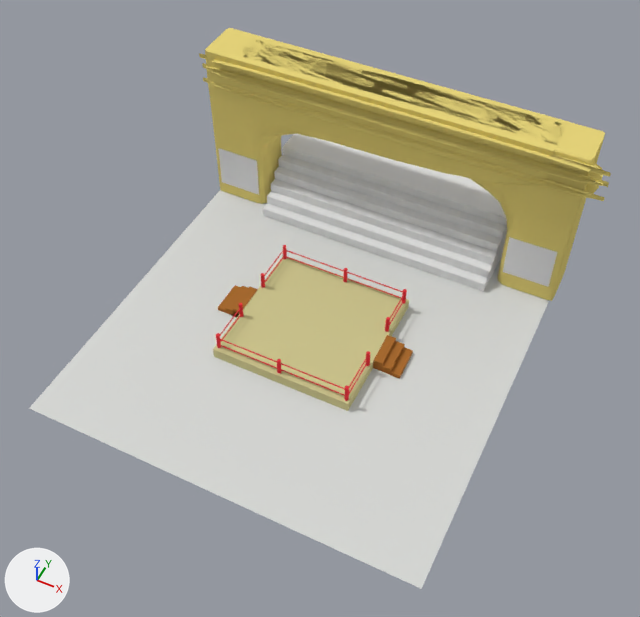
What one commit did to the Blender file blender/Arena.blend.
The view is the same before and after, from a camera (50 mm lens) standing at (10.7, -20.8, 27.7) and looking at (0.5, -0.2, 2.1). Arrows for +X, +Y and +Z are at lower left; the lights stay in place.

Script lines for the objects in view, before the commit:
```python
me_cube_002 = bpy.data.meshes.new('Cube.002')
me_cube_002.from_pydata(...)  # 91 vertices, 59 faces, 2 loose edges; spans x -5.24..5.47, y -2.13..3.75, z -1.0..1.58
me_plane = bpy.data.meshes.new('Plane')
me_plane.from_pydata(...)  # 1520 vertices, 838 faces; spans x -1.03..1.01, y -1.01..1.02, z -0.15..0.04
# faces by material slot: [1, 748, 83, 6]
me_plane.materials.append(mat_sol)  # light grey #d8dad7
me_plane.materials.append(mat_bois1)  # red #e73a41
me_plane.materials.append(mat_bois_2)  # brown #aa6d32
me_plane.materials.append(mat_sol2)  # beige #cec690
me_plane_002 = bpy.data.meshes.new('Plane.002')
me_plane_002.from_pydata([(1.0, -1.0, 0.0), (-1.0, -1.0, 0.0), (1.0, 1.0, 0.0), (-1.0, 1.0, 0.0)], [], [(2, 3, 1, 0)])
me_plane_002.materials.append(mat_ninja)  # white #e7e7e7
ob_cube_001 = bpy.data.objects.new('Cube.001', me_cube_002)
ob_cube_001.location = (-0.02, 7.52, 0.93)
ob_plane = bpy.data.objects.new('Plane', me_plane)
ob_plane.location = (-0.01, -0.02, -0.01)
ob_plane.scale = (-7.92, -7.92, -7.92)
ob_plane_001 = bpy.data.objects.new('Plane.001', me_plane_002)
ob_plane_001.location = (-6.77, 6.0, 1.57)
ob_plane_001.rotation_euler = (4.71, 3.146, 0.0)  # degrees (270, 180, 0)
# also in view: 'Cube' at (0.4, 6.9, 3.7); 'Plane.002' at (6.9, 6.1, 1.8)
```
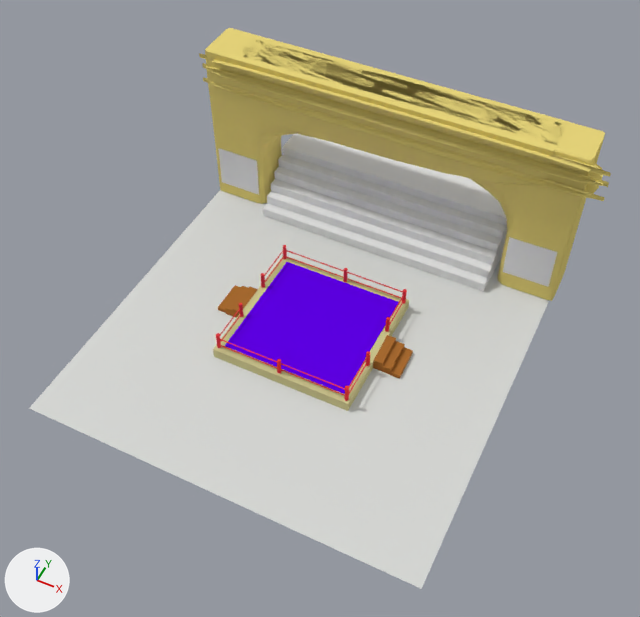
Commit message: Vue definitive du combat

Location of each change, [x1, y1, x2, y2] in pixels of the pictures (640 x 617 px):
part 1 of me_plane, added (purple)
    after: [225, 262, 399, 394]

The change, as a list of edits to the scene's bpy script:
```text
Add mat_arene:
    mat_arene = diffuse_material('Arene')
    mat_arene.base_color = (0.117, 0.0, 0.8)  # purple #6000e7
Change me_plane:
    where me_plane.from_pydata(...)  # 1520 vertices, 838 faces; spans x -1.03..1.01, y -1.01..1.02, z -0.15..0.04
    used by ob_plane; location = (-0.01, -0.02, -0.01); scale = (-7.92, -7.92, -7.92)
    verts and faces of me_plane; kept vertices keep their numbers, new ones are numbered from 1520
    me_plane part 1
    add verts[1520] = (-0.33, 0.3, -0.06)  # pixel (344, 393)
    add verts[1521] = (0.33, 0.3, -0.06)  # pixel (224, 345)
    add verts[1522] = (-0.33, -0.36, -0.06)  # pixel (399, 302)
    add verts[1523] = (0.33, -0.36, -0.06)  # pixel (286, 261)
    add faces += [(1520, 1522, 1523, 1521)]  # mat_arene (purple #6000e7)
    add me_plane.materials.append(mat_arene)  # purple #6000e7
```
